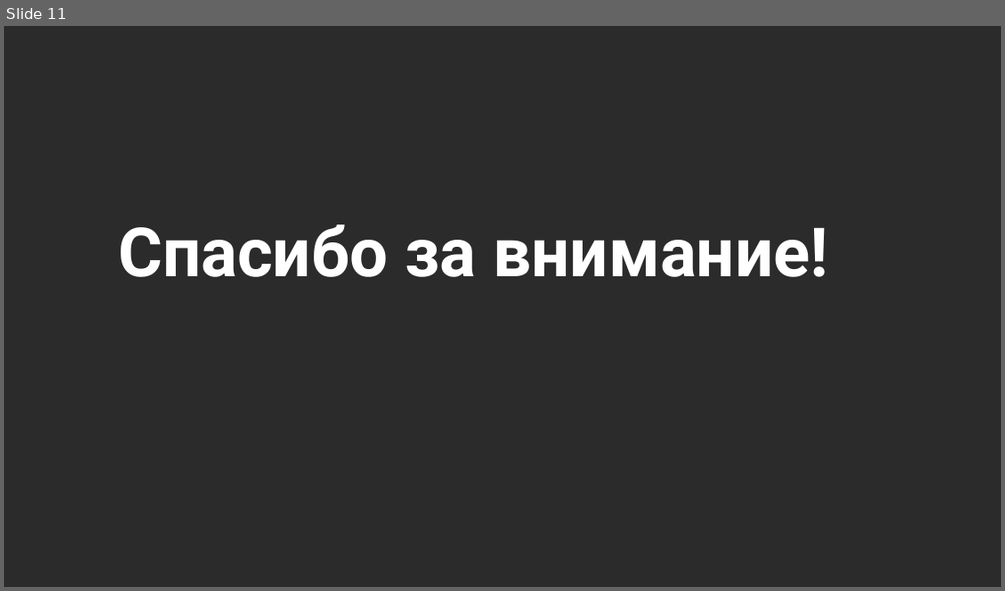
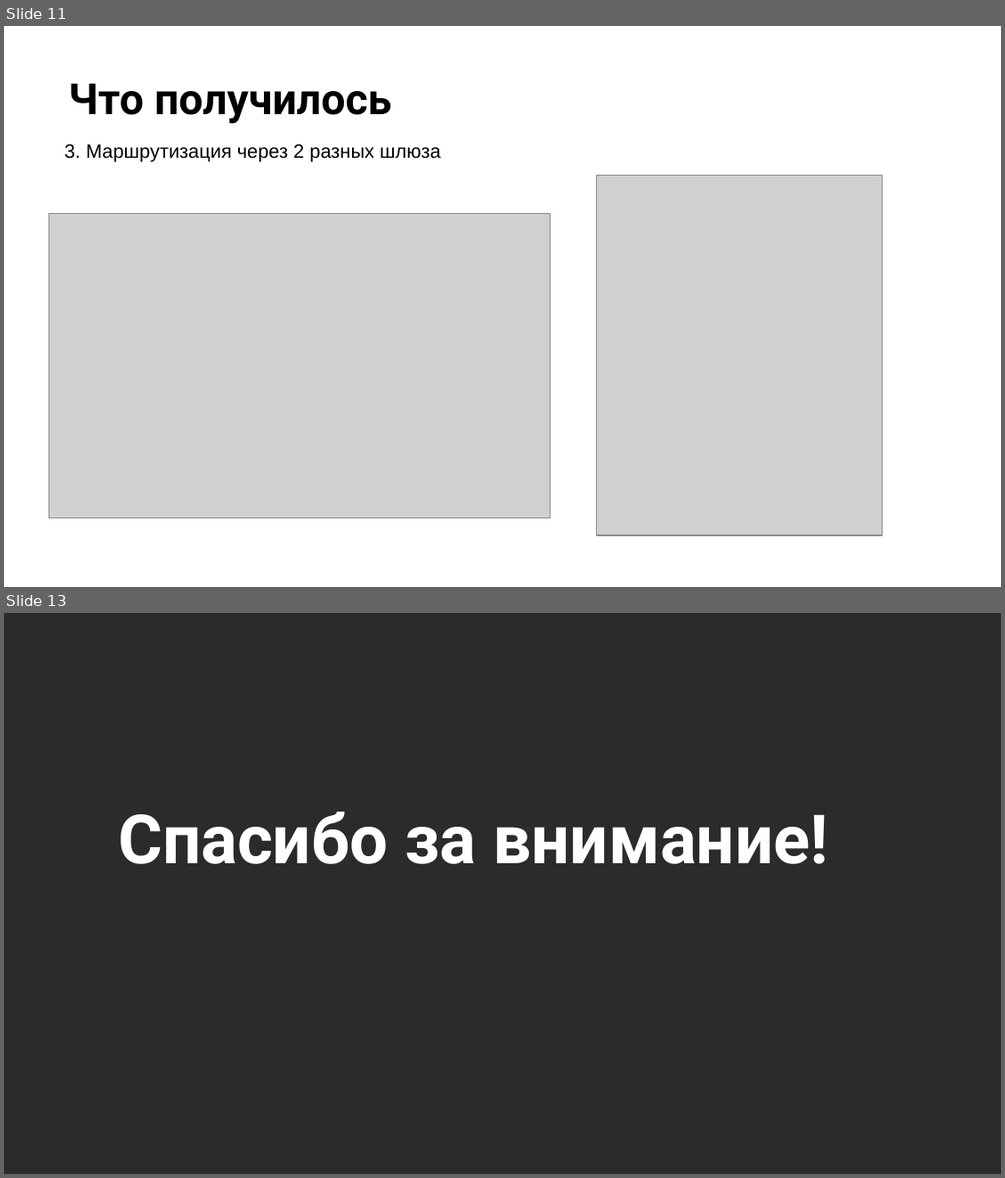
Before and after one commit to AKATMN/NetworkEngin, a slide deck: Project/Presentation/Presentation.pptx. Shown one above the other, each under a label of ours: slide 11 before the commit, slides 11 and 13 after it; the slides between them are not shown. The pictures are 1005x591 and 1005x1178 pixels, drawn with LibreOffice and Linux fonts; fonts in the diff are those of the drawing; grey boxes stand for pictures; background and template pictures are left out; a plain dark background stands for a picture behind light text. Boxes give left, top, right and bottom in pixels: in the first picture for what was removed or moved away, otherwise in the second. Text is boxed around its words. In the diff, an @@ line names an element or a change of style, - is before the commit and + after.

```diff
--- a/Project/Presentation/Presentation.pptx
+++ b/Project/Presentation/Presentation.pptx
@@ slide 11 added at [4,26,1001,587], background picture (left out) @@
@@ title added at [68,83,392,124], 31 pt, text #000000, bold @@
+Что получилось
@@ text added at [65,143,441,161], 14 pt, text #000000 @@
+3. Маршрутизация через 2 разных шлюза
@@ picture added at [596,175,882,534] @@
@@ picture added at [48,214,550,517] @@
@@ what was slide 11 is now slide 13 @@
```
Also in this commit, not shown: 2 slides changed, 1 other slide added, 1 other file.
